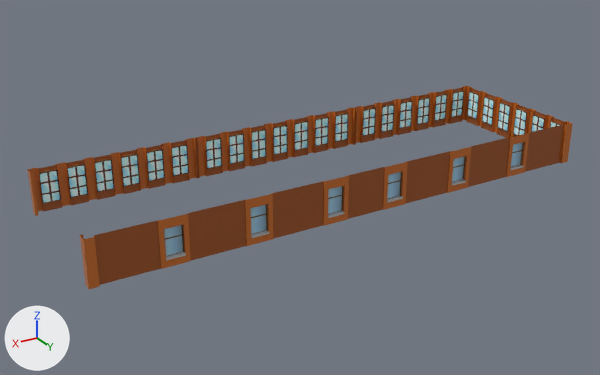
Before and after pictures for a commit that changed the FBX model Assets/fbxStorage/Buildings/Small1/BuildingSmall1_2.fbx.
Both versions are drawn from a camera (50 mm lens) standing at (47.5, 74.8, 37.7) and looking at (2.4, -0.3, 0.2). The lights are fixed; the arrows at lower left show +X, +Y and +Z. Vertices at the same position are counted once.

The scene before the commit, as lines of its bpy script (objects in view):
```python
me_plane_021 = bpy.data.meshes.new('Plane.021')
me_plane_021.from_pydata(...)  # 1154 vertices, 521 faces; spans x -30.3..30.3, y -9.5..9.5, z 0.0..5.0
me_plane_021.materials.append(mat_a_location)  # picture img_a_location_tex_jpg
ob_buildingsmall1_2 = bpy.data.objects.new('BuildingSmall1_2', me_plane_021)
ob_buildingsmall1_2.location = (0.0, 0.0, 0.0)
```
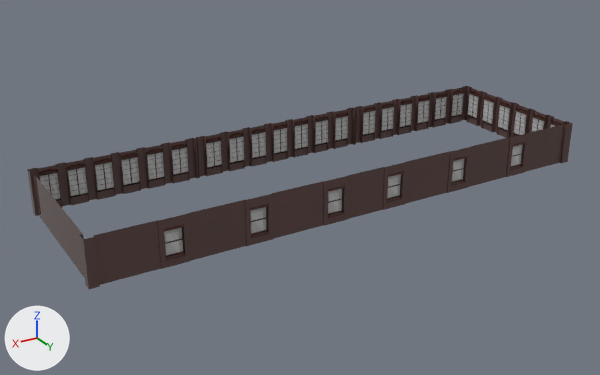
Scene script edits in JSON lines:
```json
{"op": "add", "block": "img_windows2_tex_png", "code": ["img_windows2_tex_png = load_image('Windows2_Tex.png', '../../../Textures/Windows2_Tex.png', 2048, 3665, 'sRGB')"]}
{"op": "add", "block": "mat_windows2_mat", "code": ["mat_windows2_mat = principled_material('Windows2_Mat')", "mat_windows2_mat.texture = img_windows2_tex_png"]}
{"op": "add", "block": "mat_brick2_mat", "code": ["mat_brick2_mat = principled_material('Brick2_Mat')", "mat_brick2_mat.base_color = (0.107, 0.0604, 0.0565)  # brown #5c4643", "mat_brick2_mat.roughness = 0.0"]}
{"op": "add", "block": "mat_concrete8_mat", "code": ["mat_concrete8_mat = principled_material('Concrete8_Mat')", "mat_concrete8_mat.base_color = (0.0857, 0.0277, 0.0203)  # brown #532e27", "mat_concrete8_mat.roughness = 0.0"]}
{"block": "me_plane_021", "where": "# used by ob_buildingsmall1_2; location = (0.0, 0.0, 0.0)"}
{"op": "remove", "block": "me_plane_021", "code": "me_plane_021.from_pydata(...)  # 1154 vertices, 521 faces; spans x -30.3..30.3, y -9.5..9.5, z 0.0..5.0"}
{"op": "add", "block": "me_plane_021", "code": "me_plane_021.from_pydata(...)  # 2033 vertices, 1090 faces; spans x -30.3..30.3, y -9.5..9.5, z 0.0..5.0"}
{"block": "me_plane_021", "change": "me_plane_021 part 1: the loose piece of 8 vertices spanning x -29.8, y -5.5..-3.5, z 1.0..4.7 is rebuilt with 4 vertices and now spans x -29.8, y -5.5..-3.5, z 1.1..4.3, in mat_windows2_mat (picture img_windows2_tex_png)"}
{"block": "me_plane_021", "change": "me_plane_021 part 2: the loose piece of 8 vertices spanning x -29.8, y -8.5..-6.5, z 1.0..4.7 is rebuilt with 4 vertices and now spans x -29.8, y -8.5..-6.5, z 1.1..4.3, in mat_windows2_mat (picture img_windows2_tex_png)"}
{"block": "me_plane_021", "change": "me_plane_021 part 3: the loose piece of 8 vertices spanning x -17.3..-15.3, y -9.0, z 1.0..4.7 is rebuilt with 4 vertices and now spans x -17.3..-15.3, y -9.0, z 1.1..4.3, in mat_windows2_mat (picture img_windows2_tex_png)"}
{"block": "me_plane_021", "change": "me_plane_021 part 4: the loose piece of 8 vertices spanning x 21.3..23.3, y -9.0, z 1.0..4.7 is rebuilt with 4 vertices and now spans x 21.3..23.3, y -9.0, z 1.1..4.3, in mat_windows2_mat (picture img_windows2_tex_png)"}
{"block": "me_plane_021", "change": "me_plane_021 part 5: the loose piece of 8 vertices spanning x -29.8, y 0.5..2.5, z 1.0..4.7 is rebuilt with 4 vertices and now spans x -29.8, y 0.5..2.5, z 1.1..4.3, in mat_windows2_mat (picture img_windows2_tex_png)"}
{"block": "me_plane_021", "change": "me_plane_021 part 6: the loose piece of 8 vertices spanning x -23.3..-21.3, y -9.0, z 1.0..4.7 is rebuilt with 4 vertices and now spans x -23.3..-21.3, y -9.0, z 1.1..4.3, in mat_windows2_mat (picture img_windows2_tex_png)"}
{"block": "me_plane_021", "change": "me_plane_021 part 7: 107 vertices removed from x -29.8..20.3, y -9.0..8.5, z 0.0..5.0; 1010 vertices added at x -30.1..29.3, y -9.3..9.4, z 0.0..5.0"}
{"block": "me_plane_021", "change": "me_plane_021 part 8: 286 faces spanning x -30.3..30.3, y -9.5..9.5, z 0.0..5.0 switch from mat_a_location (picture img_a_location_tex_jpg) to mat_brick2_mat (brown #5c4643)"}
{"block": "me_plane_021", "change": "me_plane_021 part 9: 30 faces spanning x -22.8..22.8, y 9.0..9.4, z 0.8..1.0 switch from mat_a_location (picture img_a_location_tex_jpg) to mat_concrete8_mat (brown #532e27)"}
{"op": "add", "block": "me_plane_021", "code": "me_plane_021.materials.append(mat_windows2_mat)  # picture img_windows2_tex_png"}
```

Location of each change, [x1, y1, x2, y2] in pixels of the pictures (600 x 375 px):
```json
{"part": 1, "of": "me_plane_021", "change": "rebuilt", "before": [482, 97, 494, 125], "after": [482, 99, 494, 124], "on screen": "10% shorter"}
{"part": 2, "of": "me_plane_021", "change": "rebuilt", "before": [467, 91, 479, 119], "after": [467, 93, 479, 118], "on screen": "10% shorter"}
{"part": 3, "of": "me_plane_021", "change": "rebuilt", "before": [381, 104, 394, 132], "after": [381, 106, 394, 131], "on screen": "10% shorter"}
{"part": 4, "of": "me_plane_021", "change": "rebuilt", "before": [94, 159, 115, 192], "after": [94, 161, 115, 191], "on screen": "9% shorter"}
{"part": 5, "of": "me_plane_021", "change": "rebuilt", "before": [513, 108, 527, 136], "after": [513, 110, 527, 135], "on screen": "10% shorter"}
{"part": 6, "of": "me_plane_021", "change": "rebuilt", "before": [417, 97, 430, 125], "after": [417, 99, 430, 124], "on screen": "10% shorter"}
{"part": 7, "of": "me_plane_021", "change": "built on", "before": [121, 87, 563, 187], "after": [39, 87, 563, 261]}
{"part": 8, "of": "me_plane_021", "change": "recoloured", "before": [27, 86, 573, 289], "after": [27, 86, 573, 289], "on screen": "brown to black"}
{"part": 9, "of": "me_plane_021", "change": "recoloured", "before": [166, 165, 523, 261], "after": [166, 165, 523, 261], "on screen": "grey to brown"}
```
